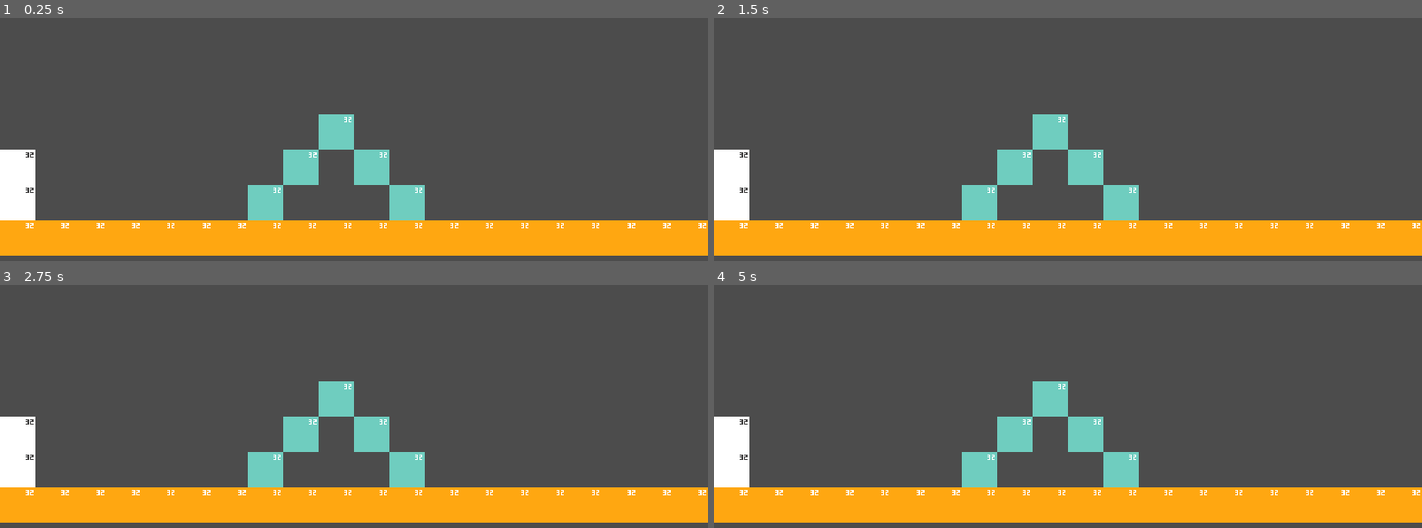
Above: before the commit, frames 1-4 (two rows, left to right).
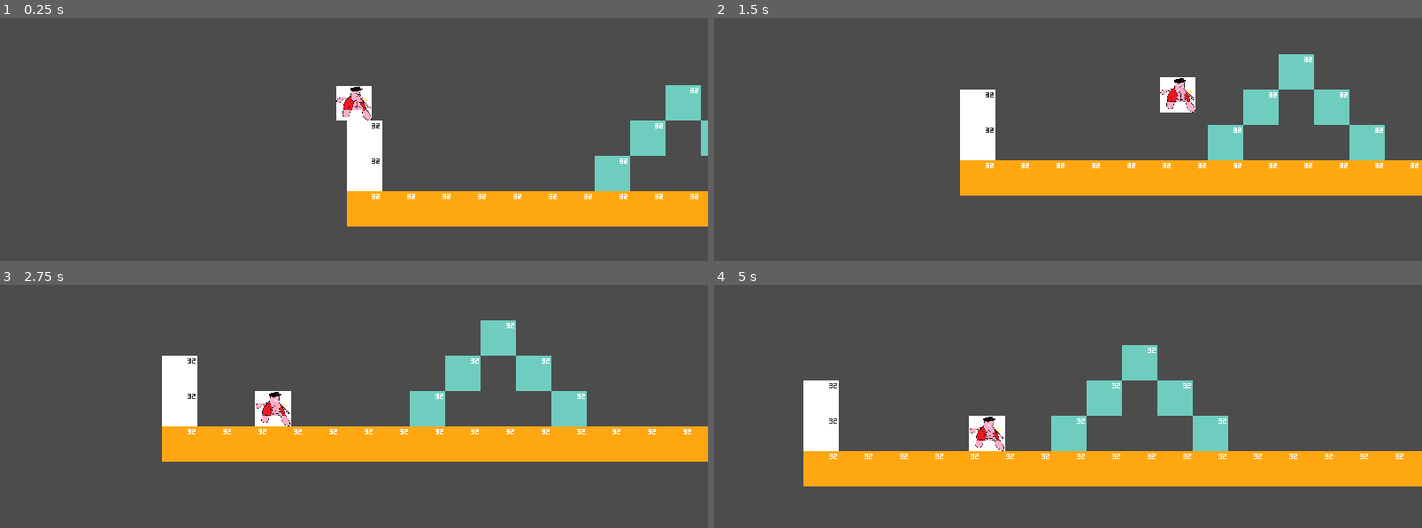
Above: after the commit, the same moments.

Repository: Jonahbui/foxtrot
Game: Godot game, scene res://Scenes/Gameplay/Test.tscn
Two runs of this game, one before a commit and one after it. Both use one fixed random seed, a clock stepped at 60 frames per second and the inputs below. This scene is started directly instead of the project's main scene.
Inputs:
- Up to frame 1 (0.25 s): no input
- Up to frame 2 (1.5 s): tap Enter at 0.5 s; hold D (move_right, bound only after the commit) from 0.53 s (still down); tap W (jump, bound only after the commit) at 0.6, 0.77, 1.07, 1.35 s
- Up to frame 3 (2.75 s): tap W (jump, bound only after the commit) at 1.52, 1.82, 2.1 s; release D (move_right, bound only after the commit) at 2.03 s; hold A (move_left, bound only after the commit) from 2.03 s (still down)
- Up to frame 4 (5 s): release A (move_left, bound only after the commit) at 2.78 s; hold D (move_right, bound only after the commit) 2.78-4.28 s; tap W (jump, bound only after the commit) at 2.85, 3.02, 3.32, 3.6, 3.77, 4.07, 4.35, 4.52, 4.82 s; hold A (move_left, bound only after the commit) from 4.28 s (still down)

The runs differ from the first frame. In frame 1, 28% of the frame differs, in the area x 0-100%, y 27-98%; in frame 2, 33%; in frame 3, 35%; in frame 4, 36%, in the area x 0-100%, y 24-98%.

Commit message:
Added player scene and script.
Player can move and collide with the tilemap. Also had to add colliders for the existing tilemap on the test scene. Movement is intended for land.

Diff:
--- /dev/null
+++ b/foxtrot/Instances/Player.tscn
@@ -0,0 +1,25 @@
+[gd_scene load_steps=4 format=2]
+
+[ext_resource path="res://Textures/Gameplay/patrick.png" type="Texture" id=1]
+[ext_resource path="res://Instances/player.gd" type="Script" id=2]
+
+[sub_resource type="RectangleShape2D" id=1]
+extents = Vector2( 15.6913, 15.7345 )
+
+[node name="Player" type="KinematicBody2D"]
+collision_mask = 2
+script = ExtResource( 2 )
+
+[node name="Sprite" type="Sprite" parent="."]
+scale = Vector2( 0.0538104, 0.0446256 )
+texture = ExtResource( 1 )
+
+[node name="CollisionShape2D" type="CollisionShape2D" parent="."]
+position = Vector2( -0.00791568, 0.10181 )
+shape = SubResource( 1 )
+
+[node name="Camera2D" type="Camera2D" parent="."]
+current = true
+drag_margin_h_enabled = true
+drag_margin_v_enabled = true
+smoothing_enabled = true
--- /dev/null
+++ b/foxtrot/Instances/player.gd
@@ -0,0 +1,90 @@
+# The Player object is a kinematic body so it can be subject to
+#   collisions.  We move it manually with move_and_slide().
+extends KinematicBody2D
+
+# VARIABLES---------------------------------
+var health  : = 100.0
+var money  : = 0.0
+# "gravity" is an acceleration:  it's that many units
+#   per second per second.  It's positive because "down" on the
+#   screen is the POSITIVE Y axis direction.
+var gravity  : = 3000.0
+
+# speed.x is LEFT and RIGHT, speed.y is UP and DOWN.
+var speed    : = Vector2( 200.0, 800.0 )
+
+# "velocity" is how fast the player is moving along the X and Y
+#   axes at present.  (It starts at ZERO since the player is
+#   initially not moving.)
+var velocity : = Vector2.ZERO
+# -------------------------------------------
+
+# Called when the node enters the scene tree for the first time.
+#func _ready() -> void:
+#  pass # Replace with function body.
+
+
+# Called every frame. 'delta' is the elapsed time since the previous frame.
+func _physics_process(delta: float) -> void:
+  # If the player is in the middle of a jump (the Y velocity is
+  #   less than zero, indicating the player is moving UP on the
+  #   screen) and the user lets go of the JUMP key (detected using
+  #   is_action_just_released()), we want to stop the jump and
+  #   start falling again.
+  var isJumpInterrupted : = Input.is_action_just_released("jump") and velocity.y < 0.0
+
+  #   When LEFT and RIGHT are from the
+  #   keyboard, direction.x = 1 (moving right),
+  #   = -1 (moving left), = 0 (not moving along x)
+  #   When LEFT and RIGHT are from a controller stick, direction.x
+  #   = FLOAT value in the range [-1, 1] indicating the
+  #   strength.
+
+  # "direction.y" is 1 when the player is falling.
+  # direction.y is -1 when the player has just started a JUMP.
+  var direction : = Vector2(
+    Input.get_action_strength("move_right") - Input.get_action_strength("move_left"),
+    -1 if Input.is_action_just_pressed("jump") and is_on_floor() else 1
+   )
+
+  # Whichever way we going along the X axis, our speed is that
+  #   direction times speed.x
+  velocity.x = speed.x * direction.x
+
+  # JUMPING---------------------------------------------------
+  # If we have just interrupted our jump, we instantly stop
+  #   moving either up or down.  Our Y axis velocity is ZERO.
+  if isJumpInterrupted :
+    velocity.y = 0.0
+
+  elif direction.y == -1 :
+    # On the other hand, if we have just JUMPed, our Y axis
+    #   velocity is whatever our JUMP speed is in the UP
+    #   direction.  Remember, a jump means moving UP on the
+    #   screen and that's the NEGATIVE Y direction.
+    velocity.y = -speed.y
+  else :
+    # Otherwise, by default our Y axis velocity accelerates by
+    #   however much gravity has worked on us since the last
+    #   frame.  "delta" is the number of seconds since the last
+    #   frame.  "gravity" is units per second per second.
+    #   Multiplying the two gives us the amount that our falling
+    #   speed has increased since the last frame so we add it in.
+    velocity.y += gravity * delta
+  # --------------------------------------------------------------
+
+  # Now that we know what our velocity is, we tell Godot to move
+  #   us at that speed (in the X and Y directions).  The
+  #   move_and_slide() function takes "delta" into account
+  #   automatically so we will move just how much we are supposed
+  #   to since the time of the last frame.
+
+  # move_and_slide() also takes into account collisions.  It will
+  #   detect if we have run into anything else (e.g., the ground)
+  #   and ensure that we don't overrun anything we shouldn't.
+  #   To inform us that happened, move_and_slide() returns a
+  #   possibly adjusted velocity indicating whether we were
+  #   stopped by a collision.  We use that updated info to change
+  #   our version of velocity so we don't, e.g., keep trying to
+  #   move DOWN on the screen after we've hit the floor.
+  velocity = move_and_slide( velocity, Vector2.UP )
--- a/foxtrot/Scenes/Gameplay/Test.tscn
+++ b/foxtrot/Scenes/Gameplay/Test.tscn
@@ -1,6 +1,7 @@
-[gd_scene load_steps=2 format=2]
+[gd_scene load_steps=3 format=2]
 
 [ext_resource path="res://Textures/Gameplay/dev_tiles.tres" type="TileSet" id=1]
+[ext_resource path="res://Instances/Player.tscn" type="PackedScene" id=2]
 
 [node name="Level" type="Node2D"]
 
@@ -8,5 +9,10 @@
 position = Vector2( 0, 96 )
 tile_set = ExtResource( 1 )
 cell_size = Vector2( 32, 32 )
+collision_layer = 2
+collision_mask = 0
 format = 1
 tile_data = PoolIntArray( 196617, 3, 0, 262144, 0, 0, 262152, 3, 0, 262154, 3, 0, 327680, 0, 0, 327687, 3, 0, 327691, 3 …(285 unchanged characters)…
+
+[node name="Player" parent="." instance=ExtResource( 2 )]
+position = Vector2( 6.71848, 206.066 )
--- a/foxtrot/Textures/Gameplay/dev_tiles.tres
+++ b/foxtrot/Textures/Gameplay/dev_tiles.tres
@@ -1,6 +1,18 @@
-[gd_resource type="TileSet" load_steps=2 format=2]
+[gd_resource type="TileSet" load_steps=6 format=2]
 
 [ext_resource path="res://Textures/Gameplay/dev_tiles.png" type="Texture" id=1]
+
+[sub_resource type="ConvexPolygonShape2D" id=1]
+points = PoolVector2Array( 0, 0, 32, 0, 32, 32, 0, 32 )
+
+[sub_resource type="ConvexPolygonShape2D" id=2]
+points = PoolVector2Array( 0, 0, 32, 0, 32, 32, 0, 32 )
+
+[sub_resource type="ConvexPolygonShape2D" id=3]
+points = PoolVector2Array( 0, 0, 32, 0, 32, 32, 0, 32 )
+
+[sub_resource type="ConvexPolygonShape2D" id=4]
+points = PoolVector2Array( 0, 0, 32, 0, 32, 32, 0, 32 )
 
 [resource]
 0/name = "dev_tiles_white"
@@ -22,9 +34,16 @@
 0/navigation_offset = Vector2( 0, 0 )
 0/shape_offset = Vector2( 0, 0 )
 0/shape_transform = Transform2D( 1, 0, 0, 1, 0, 0 )
+0/shape = SubResource( 1 )
 0/shape_one_way = false
-0/shape_one_way_margin = 0.0
-0/shapes = [  ]
+0/shape_one_way_margin = 1.0
+0/shapes = [ {
+"autotile_coord": Vector2( 0, 0 ),
+"one_way": false,
+"one_way_margin": 1.0,
+"shape": SubResource( 1 ),
+"shape_transform": Transform2D( 1, 0, 0, 1, 0, 0 )
+} ]
 0/z_index = 0
 1/name = "dev_tiles_orange"
 1/texture = ExtResource( 1 )
@@ -45,9 +64,16 @@
 1/navigation_offset = Vector2( 0, 0 )
 1/shape_offset = Vector2( 0, 0 )
 1/shape_transform = Transform2D( 1, 0, 0, 1, 0, 0 )
+1/shape = SubResource( 2 )
 1/shape_one_way = false
-1/shape_one_way_margin = 0.0
-1/shapes = [  ]
+1/shape_one_way_margin = 1.0
+1/shapes = [ {
+"autotile_coord": Vector2( 0, 0 ),
+"one_way": false,
+"one_way_margin": 1.0,
+"shape": SubResource( 2 ),
+"shape_transform": Transform2D( 1, 0, 0, 1, 0, 0 )
+} ]
 1/z_index = 0
 2/name = "dev_tiles_grey"
 2/texture = ExtResource( 1 )
@@ -68,9 +94,16 @@
 2/navigation_offset = Vector2( 0, 0 )
 2/shape_offset = Vector2( 0, 0 )
 2/shape_transform = Transform2D( 1, 0, 0, 1, 0, 0 )
+2/shape = SubResource( 3 )
 2/shape_one_way = false
-2/shape_one_way_margin = 0.0
-2/shapes = [  ]
+2/shape_one_way_margin = 1.0
+2/shapes = [ {
+"autotile_coord": Vector2( 0, 0 ),
+"one_way": false,
+"one_way_margin": 1.0,
+"shape": SubResource( 3 ),
+"shape_transform": Transform2D( 1, 0, 0, 1, 0, 0 )
+} ]
 2/z_index = 0
 3/name = "dev_tiles_blue"
 3/texture = ExtResource( 1 )
@@ -91,7 +124,14 @@
 3/navigation_offset = Vector2( 0, 0 )
 3/shape_offset = Vector2( 0, 0 )
 3/shape_transform = Transform2D( 1, 0, 0, 1, 0, 0 )
+3/shape = SubResource( 4 )
 3/shape_one_way = false
-3/shape_one_way_margin = 0.0
-3/shapes = [  ]
+3/shape_one_way_margin = 1.0
+3/shapes = [ {
+"autotile_coord": Vector2( 0, 0 ),
+"one_way": false,
+"one_way_margin": 1.0,
+"shape": SubResource( 4 ),
+"shape_transform": Transform2D( 1, 0, 0, 1, 0, 0 )
+} ]
 3/z_index = 0
--- a/foxtrot/project.godot
+++ b/foxtrot/project.godot
@@ -43,6 +43,27 @@
 "events": [ Object(InputEventKey,"resource_local_to_scene":false,"resource_name":"","device":0,"alt":false,"shift":false,"control":false,"meta":false,"command":false,"pressed":false,"scancode":96,"unicode":0,"echo":false,"script":null)
  ]
 }
+move_right={
+"deadzone": 0.5,
+"events": [ Object(InputEventKey,"resource_local_to_scene":false,"resource_name":"","device":0,"alt":false,"shift":false,"control":false,"meta":false,"command":false,"pressed":false,"scancode":68,"unicode":0,"echo":false,"script":null)
+, Object(InputEventKey,"resource_local_to_scene":false,"resource_name":"","device":0,"alt":false,"shift":false,"control":false,"meta":false,"command":false,"pressed":false,"scancode":16777233,"unicode":0,"echo":false,"script":null)
+, Object(InputEventJoypadMotion,"resource_local_to_scene":false,"resource_name":"","device":0,"axis":0,"axis_value":1.0,"script":null)
+ ]
+}
+move_left={
+"deadzone": 0.5,
+"events": [ Object(InputEventKey,"resource_local_to_scene":false,"resource_name":"","device":0,"alt":false,"shift":false,"control":false,"meta":false,"command":false,"pressed":false,"scancode":65,"unicode":0,"echo":false,"script":null)
+, Object(InputEventKey,"resource_local_to_scene":false,"resource_name":"","device":0,"alt":false,"shift":false,"control":false,"meta":false,"command":false,"pressed":false,"scancode":16777231,"unicode":0,"echo":false,"script":null)
+, Object(InputEventJoypadMotion,"resource_local_to_scene":false,"resource_name":"","device":0,"axis":0,"axis_value":-1.0,"script":null)
+ ]
+}
+jump={
+"deadzone": 0.5,
+"events": [ Object(InputEventKey,"resource_local_to_scene":false,"resource_name":"","device":0,"alt":false,"shift":false,"control":false,"meta":false,"command":false,"pressed":false,"scancode":87,"unicode":0,"echo":false,"script":null)
+, Object(InputEventKey,"resource_local_to_scene":false,"resource_name":"","device":0,"alt":false,"shift":false,"control":false,"meta":false,"command":false,"pressed":false,"scancode":16777232,"unicode":0,"echo":false,"script":null)
+, Object(InputEventJoypadButton,"resource_local_to_scene":false,"resource_name":"","device":0,"button_index":0,"pressure":0.0,"pressed":false,"script":null)
+ ]
+}
 
 [physics]
 
Binary file added: foxtrot/Textures/Gameplay/patrick.png
Not shown, added: foxtrot/Textures/Gameplay/patrick.png.import
